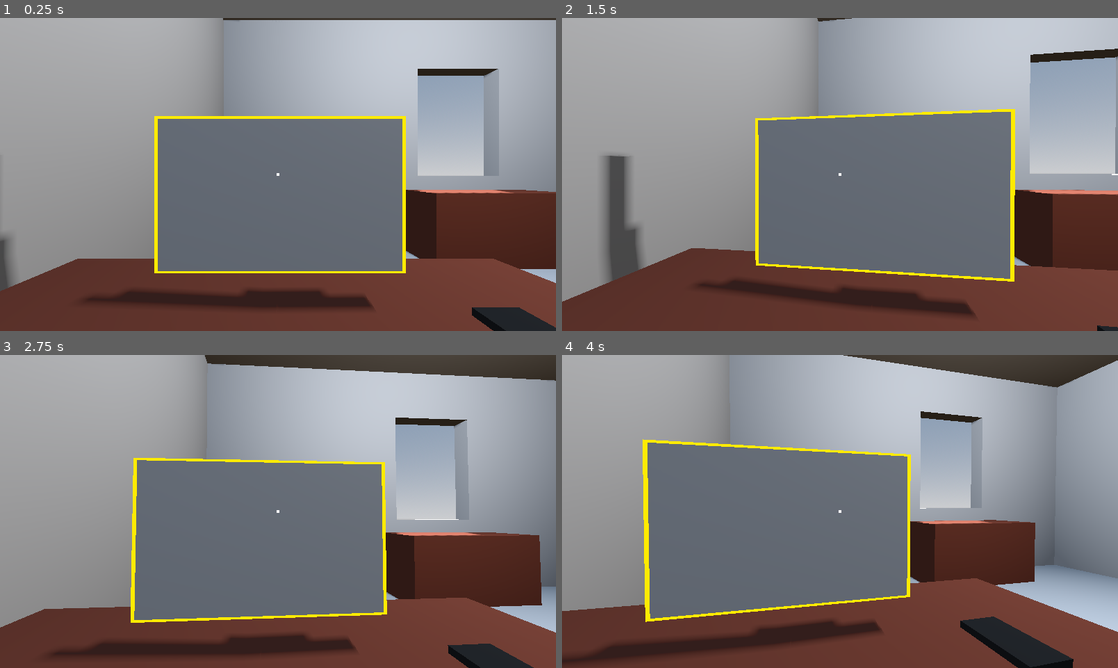
Above: before the commit, frames 1-4 (two rows, left to right).
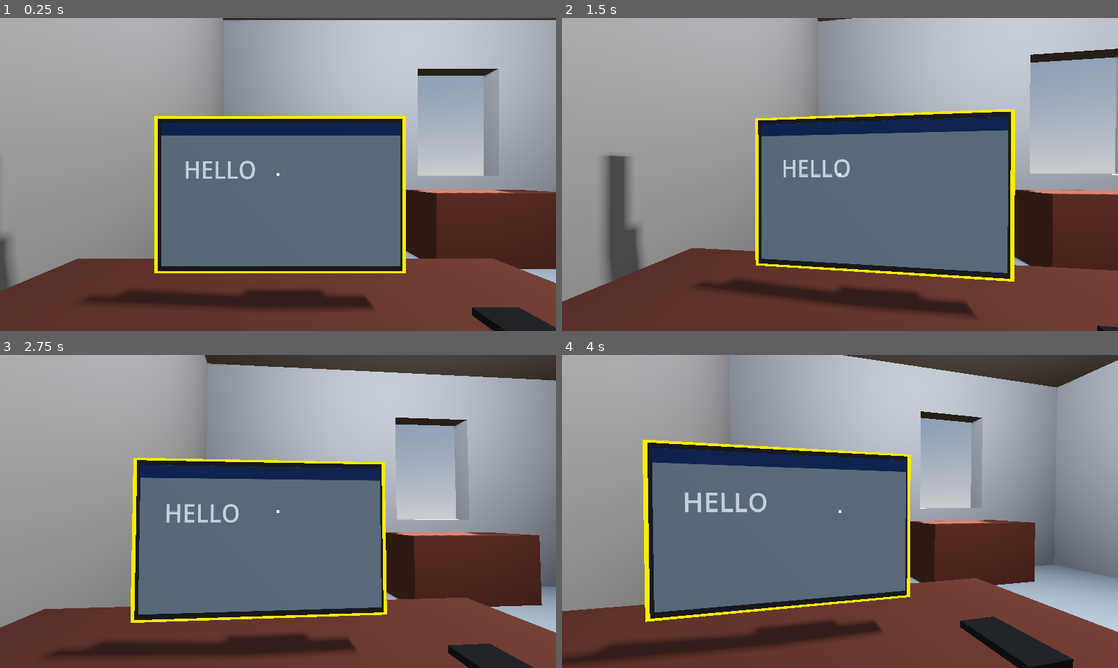
Above: after the commit, the same moments.

Repository: nickcyran/werewolf-on-campus
Game: Godot game, scene res://3D/room/room.tscn
The game is run twice, just before and just after one commit, with the same random seed, the same clock (stepped at 60 frames per second) and the same inputs.
Inputs (mouse positions are in pixels of both pictures, inside the frame that each line leads up to):
- Up to frame 1 (0.25 s): no input
- Up to frame 2 (1.5 s): tap Enter at 0.5 s; move the mouse to (867, 174) at 0.52 s; click (867, 174) at 0.67 s; tap Space at 1.25 s; move the mouse to (812, 174) at 1.27 s; click (812, 174) at 1.42 s
- Up to frame 3 (2.75 s): tap Enter at 2 s; move the mouse to (289, 505) at 2.02 s; click (289, 505) at 2.17 s
- Up to frame 4 (4 s): tap Space at 2.75 s; move the mouse to (834, 517) at 2.77 s; click (834, 517) at 2.92 s; tap Enter at 3.5 s; move the mouse to (878, 514) at 3.52 s; click (878, 514) at 3.67 s

The runs differ from the first frame. In frame 1, 3.7% of the frame differs, in the area x 28-73%, y 32-81%; in frame 2, 4.0%; in frame 3, 3.9%; in frame 4, 4.3%, in the area x 15-63%, y 28-85%.

Commit message:
added browser to computer

Diff:
--- a/3D/player.gd
+++ b/3D/player.gd
@@ -23,6 +23,13 @@
 	# Toggle mouse mode
 	if event is InputEventKey and event.pressed and not event.echo and event.keycode == KEY_F1:
 		Input.mouse_mode = Input.MOUSE_MODE_VISIBLE if Input.mouse_mode == Input.MOUSE_MODE_CAPTURED else Input.MOUSE_MODE_CAPTURED
+		return
+
+	# Handle interaction click
+	if event is InputEventMouseButton:
+		if event.button_index == MOUSE_BUTTON_LEFT and event.pressed and _hovered_interactable:
+
+			_hovered_interactable.interact()
 		return
 
 	# Handle mouse look
--- a/3D/player.tscn
+++ b/3D/player.tscn
@@ -34,3 +34,4 @@
 offset_bottom = 2.25
 grow_horizontal = 2
 grow_vertical = 2
+mouse_filter = 2
--- a/3D/room/interactable.gd
+++ b/3D/room/interactable.gd
@@ -1,6 +1,7 @@
 class_name Interactable extends Node
 
 var outline_mesh: MeshInstance3D
+var _is_hovered: bool = false
 
 func initialize_outline(mesh: MeshInstance3D) -> void:
 	outline_mesh = mesh
@@ -16,7 +17,12 @@
 		outline_mesh.hide()
 
 func set_hovered(hovered: bool) -> void:
-	if hovered:
+	_is_hovered = hovered
+
+	if _is_hovered:
 		apply_outline()
 	else:
 		remove_outline()
+
+func interact() -> void:
+	print("Interacted with ", name)
--- /dev/null
+++ b/3D/room/room.gd
@@ -0,0 +1,9 @@
+extends Node3D
+
+func _ready() -> void:
+	print("hi")
+	push_warning("HELLO")
+	push_error("HELLO")
+
+func _process(delta):
+	print("running...")
--- a/3D/room/room.tscn
+++ b/3D/room/room.tscn
@@ -2,8 +2,10 @@
 
 [ext_resource type="PackedScene" uid="uid://d31kkopghnapc" path="res://3D/player.tscn" id="1_0sso4"]
 [ext_resource type="Script" uid="uid://da834q2uq0bs" path="res://3D/room/computer.gd" id="1_6j18c"]
+[ext_resource type="Script" uid="uid://b1nafkycbvr3j" path="res://3D/room/room.gd" id="1_qwhiq"]
 [ext_resource type="Material" uid="uid://dam4lb2dis3dj" path="res://assets/materials/outline.tres" id="2_7scl1"]
 [ext_resource type="Script" uid="uid://jxp26s5rmyyg" path="res://3D/room/phone.gd" id="2_ylybq"]
+[ext_resource type="PackedScene" uid="uid://cn8bjvas3k7gf" path="res://browser/browser.tscn" id="4_34v3w"]
 
 [sub_resource type="ProceduralSkyMaterial" id="ProceduralSkyMaterial_0sso4"]
 sky_horizon_color = Color(0.66224277, 0.6717428, 0.6867428, 1)
@@ -17,8 +19,12 @@
 sky = SubResource("Sky_6j18c")
 tonemap_mode = 2
 
+[sub_resource type="StandardMaterial3D" id="StandardMaterial3D_34v3w"]
+albedo_color = Color(0.1663743, 0.1663743, 0.1663743, 1)
+
 [sub_resource type="BoxMesh" id="BoxMesh_34v3w"]
 lightmap_size_hint = Vector2i(6, 10)
+material = SubResource("StandardMaterial3D_34v3w")
 size = Vector3(0.515, 0.32, 0.045)
 
 [sub_resource type="BoxShape3D" id="BoxShape3D_copmputer"]
@@ -28,6 +34,16 @@
 material = ExtResource("2_7scl1")
 flip_faces = true
 size = Vector3(0.53, 0.33, 0.045)
+
+[sub_resource type="QuadMesh" id="QuadMesh_3vqul"]
+size = Vector2(0.495, 0.295)
+
+[sub_resource type="ViewportTexture" id="ViewportTexture_34v3w"]
+viewport_path = NodePath("PlayableArea/Interactables/Computer/Screen/SubViewport")
+
+[sub_resource type="StandardMaterial3D" id="StandardMaterial3D_3vqul"]
+resource_local_to_scene = true
+albedo_texture = SubResource("ViewportTexture_34v3w")
 
 [sub_resource type="StandardMaterial3D" id="StandardMaterial3D_6j18c"]
 albedo_color = Color(0, 0, 0, 1)
@@ -71,6 +87,7 @@
 size = Vector3(1.4, 0.825, 0.585)
 
 [node name="Room" type="Node3D" unique_id=1475979313]
+script = ExtResource("1_qwhiq")
 
 [node name="DirectionalLight3D" type="DirectionalLight3D" parent="." unique_id=1179417521]
 transform = Transform3D(-0.8660254, -0.43301278, 0.25, 0, 0.49999997, 0.86602545, -0.50000006, 0.75, -0.43301266, 0, 0, 0)
@@ -98,6 +115,16 @@
 [node name="Outline" type="MeshInstance3D" parent="PlayableArea/Interactables/Computer" unique_id=848427297]
 transform = Transform3D(1, 0, 0, 0, 1, 0, 0, 0, 1, -1.7264856, 0.9726348, -0.14119953)
 mesh = SubResource("BoxMesh_konn3")
+
+[node name="Screen" type="MeshInstance3D" parent="PlayableArea/Interactables/Computer" unique_id=1778955787]
+transform = Transform3D(1, 0, 0, 0, 1, 0, 0, 0, 1, -1.7252929, 0.9741241, -0.11055377)
+mesh = SubResource("QuadMesh_3vqul")
+surface_material_override/0 = SubResource("StandardMaterial3D_3vqul")
+
+[node name="SubViewport" type="SubViewport" parent="PlayableArea/Interactables/Computer/Screen" unique_id=1908238549]
+size = Vector2i(840, 476)
+
+[node name="Browser" parent="PlayableArea/Interactables/Computer/Screen/SubViewport" unique_id=745076709 instance=ExtResource("4_34v3w")]
 
 [node name="Phone" type="Node3D" parent="PlayableArea/Interactables" unique_id=771575693]
 script = ExtResource("2_ylybq")
--- a/browser/browser.tscn
+++ b/browser/browser.tscn
@@ -56,3 +56,17 @@
 [node name="Site" type="Control" parent="Browser Content" unique_id=1811657395]
 layout_mode = 2
 size_flags_vertical = 3
+
+[node name="Label" type="Label" parent="." unique_id=827137848]
+layout_mode = 1
+anchors_preset = -1
+anchor_left = 0.095000006
+anchor_top = 0.20500001
+anchor_right = 0.33900002
+anchor_bottom = 0.395
+offset_left = 0.5599899
+offset_top = 0.1599884
+offset_right = 0.47198486
+offset_bottom = 0.039993286
+theme_override_font_sizes/font_size = 80
+text = "HELLO"
Not shown, added: 3D/room/room.gd.uid
